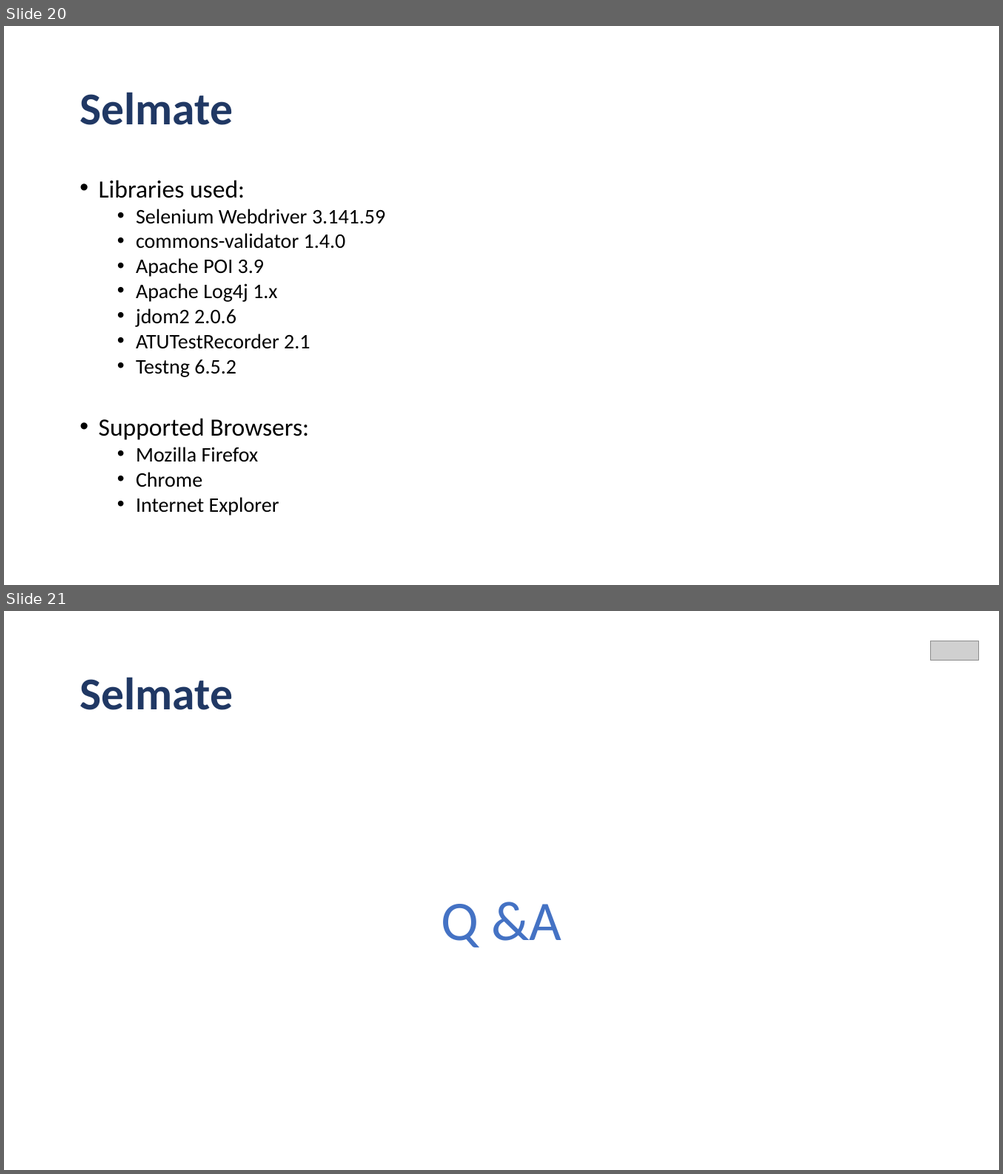
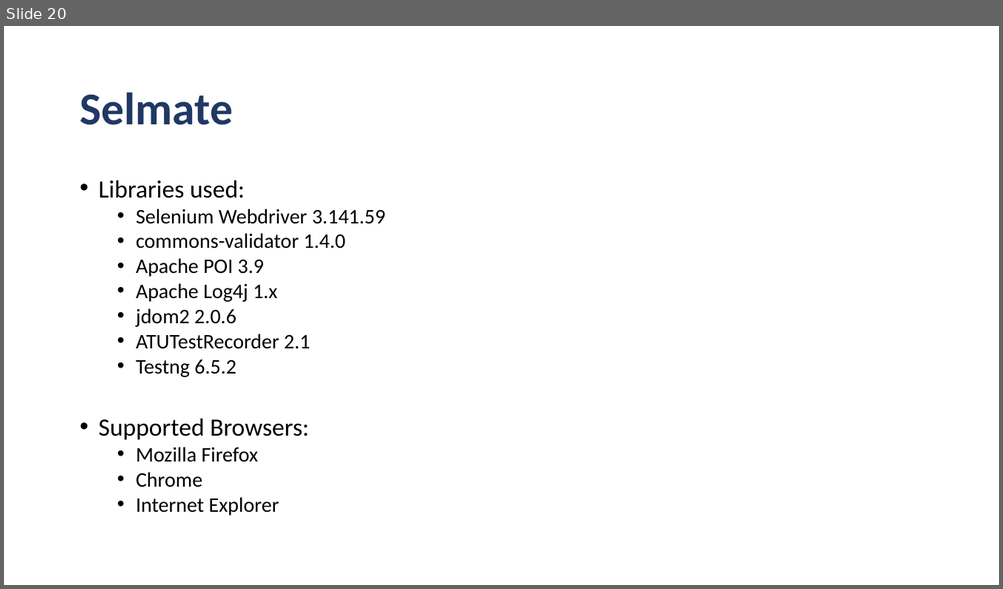
Before and after one commit to IBM/Selmate-a-customizable-test-automation-tool, a slide deck: TUTORIAL.pptx. Shown one above the other, each under a label of ours: slides 20 and 21 before the commit, slide 20 after it. The pictures are 1003x1174 and 1003x589 pixels, drawn with LibreOffice and Linux fonts; fonts in the diff are those of the drawing; grey boxes stand for pictures. Boxes give left, top, right and bottom in pixels: in the first picture for what was removed or moved away, otherwise in the second. Text is boxed around its words. In the diff, an @@ line names an element or a change of style, - is before the commit and + after.

```diff
--- a/TUTORIAL.pptx
+++ b/TUTORIAL.pptx
@@ slide 21 removed at bbox=[4, 611, 999, 1170], background #FFFFFF @@
@@ picture removed at bbox=[930, 641, 979, 661] @@
@@ title removed at bbox=[79, 677, 233, 710] @@
-Selmate
@@ text removed at bbox=[441, 902, 561, 948] @@
-Q &A
```
Also in this commit, not shown: 3 slides changed, 6 other files.
